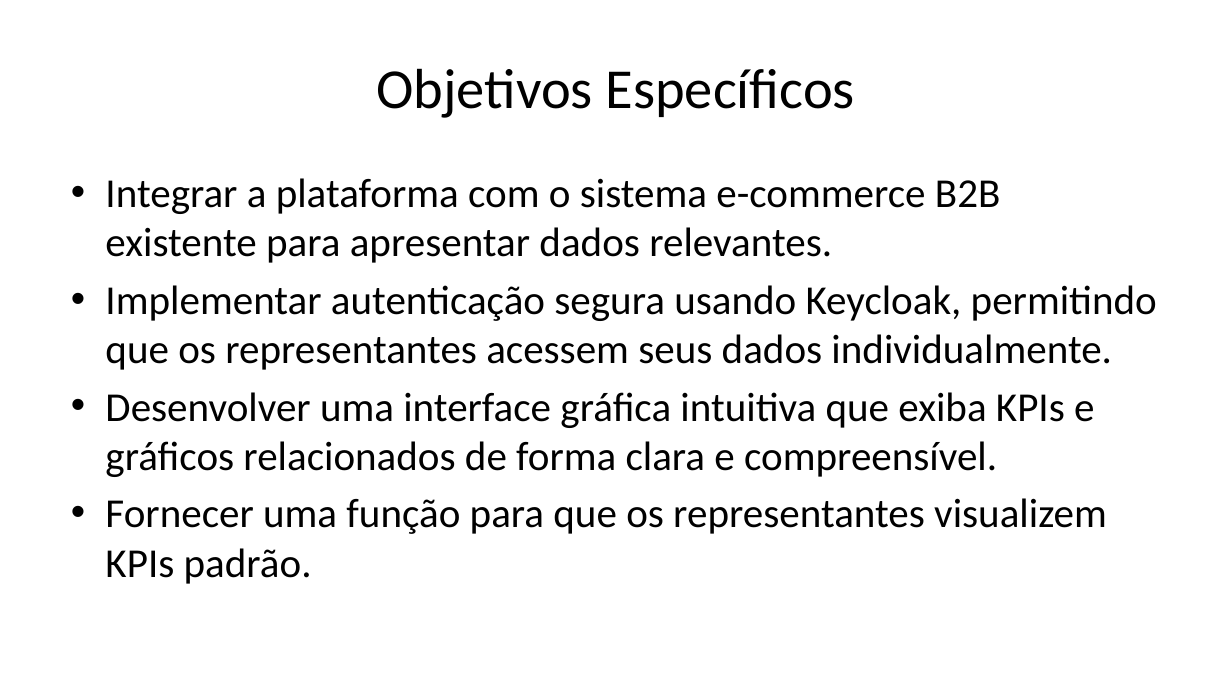
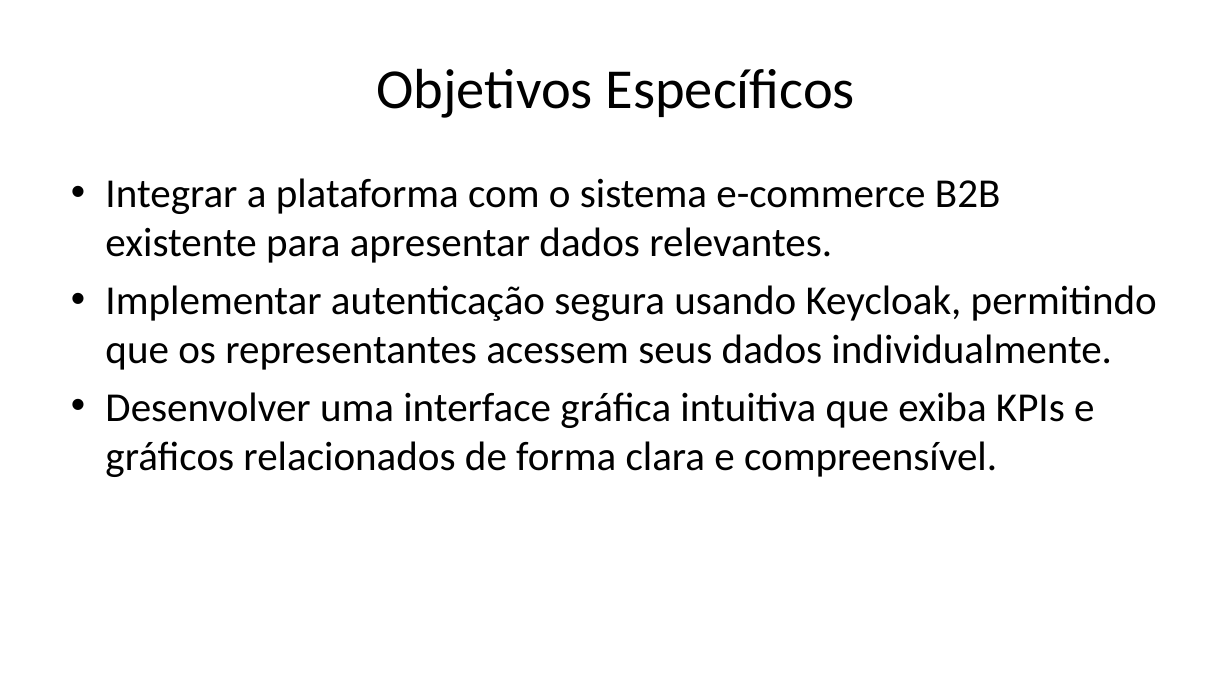
Before and after one commit to danielhille/TCC-Daniel, a slide deck: slide 4 of TCC Daniel - Banca de Qualificação.pptx. Drawn at 1232x693 pixels with LibreOffice and Linux fonts; fonts in the diff are those of the drawing; background and template pictures are left out. Boxes give left, top, right and bottom in pixels: in the first picture for what was removed or moved away, otherwise in the second. Text is boxed around its words. In the diff, an @@ line names an element or a change of style, - is before the commit and + after.

```diff
--- a/TCC Daniel - Banca de Qualificação.pptx
+++ b/TCC Daniel - Banca de Qualificação.pptx
@@ text at box(105, 498, 1107, 584): paragraph removed @@
-• Fornecer uma função para que os representantes visualizem KPIs padrão.
```
